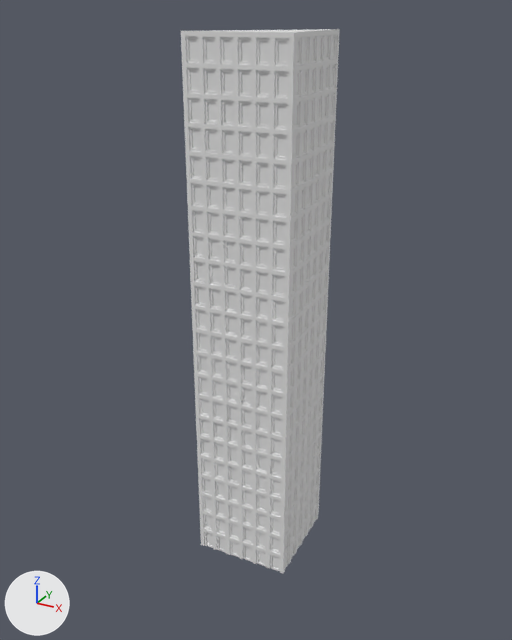
A saved change to the glTF model house_models/animated/block07.glb.
Before and after are seen from a 50 mm lens placed at (4.95, -13.27, 7.1), pointed at (-0.58, -3.22, 2.08). The lights are fixed; the arrows at lower left show +X, +Y and +Z. The first picture is the older version. Vertices at exactly the same position are counted once.

The first picture shows 'house_07_bake'.
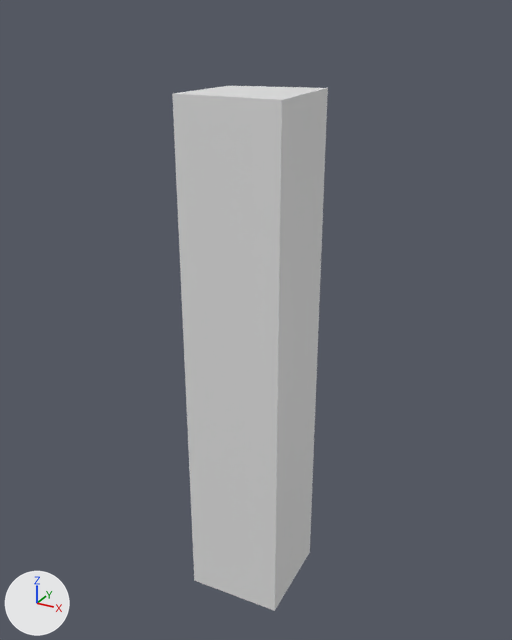
Commit message: house 07

The newer file adds a shape key; the second version is drawn at full value of the shape key 'Key 1' of 'house_07', and the change is written as the vertex moves it makes.

Location of each change, [x1, y1, x2, y2] in pixels of the pictures (512 x 640 px; the box of a moved part takes in the faces that stretch with it):
'house_07_bake', reshaped, moved
    before: [181, 29, 340, 573]
    after: [172, 86, 328, 611]
part 1 of me_cube_007, moved or reshaped
    before: [188, 39, 287, 569]
    after: [179, 102, 275, 607]
part 2 of me_cube_007, moved or reshaped
    before: [185, 36, 289, 571]
    after: [177, 99, 277, 609]
part 3 of me_cube_007, moved or reshaped
    before: [181, 29, 340, 573]
    after: [172, 86, 328, 611]
part 4 of me_cube_007, moved or reshaped
    before: [285, 35, 338, 568]
    after: [276, 93, 326, 608]
part 5 of me_cube_007, moved or reshaped
    before: [285, 37, 336, 567]
    after: [277, 96, 325, 605]

Edits to the bpy script that builds the scene:
```text
Change me_cube_007:
    used by ob_house_07_bake; location = (-0.43, -3.27, -2.05); rotation_euler = (0.0, 0.0, 0.0472), in degrees (0, 0, 2.7)
    remove me_cube_007.from_pydata(...)  # 9813 vertices, 19548 faces; spans x -0.88..0.88, y -0.88..0.88, z -0.42..8.87
    add me_cube_007.from_pydata(...)  # 9813 vertices, 19548 faces; spans x -0.88..0.88, y -0.88..0.88, z -1.27..8.02
    me_cube_007 part 1: all 528 vertices in x -0.77..0.77, y -0.84, z -0.38..8.76 are moved by (0.0, -0.04, -0.85)
    me_cube_007 part 2: all 2112 vertices in x -0.81..0.81, y -0.86, z -0.42..8.79 are moved by (0.0, -0.02, -0.85)
    me_cube_007 part 3: 4533 of the vertices in x -0.88..0.88, y -0.88..0.88, z -0.42..8.87 are moved by (0.0, 0.0, -0.85)
    me_cube_007 part 4: all 2112 vertices in x 0.86, y -0.81..0.81, z -0.42..8.79 are moved by (0.02, 0.0, -0.85)
    me_cube_007 part 5: all 528 vertices in x 0.84, y -0.77..0.77, z -0.38..8.76 are moved by (0.04, 0.0, -0.85)
Change ob_house_07_bake:
    ob_house_07_bake.location: (-0.43, -3.27, -2.05) -> (-0.54, -3.4, -2.05)
```
